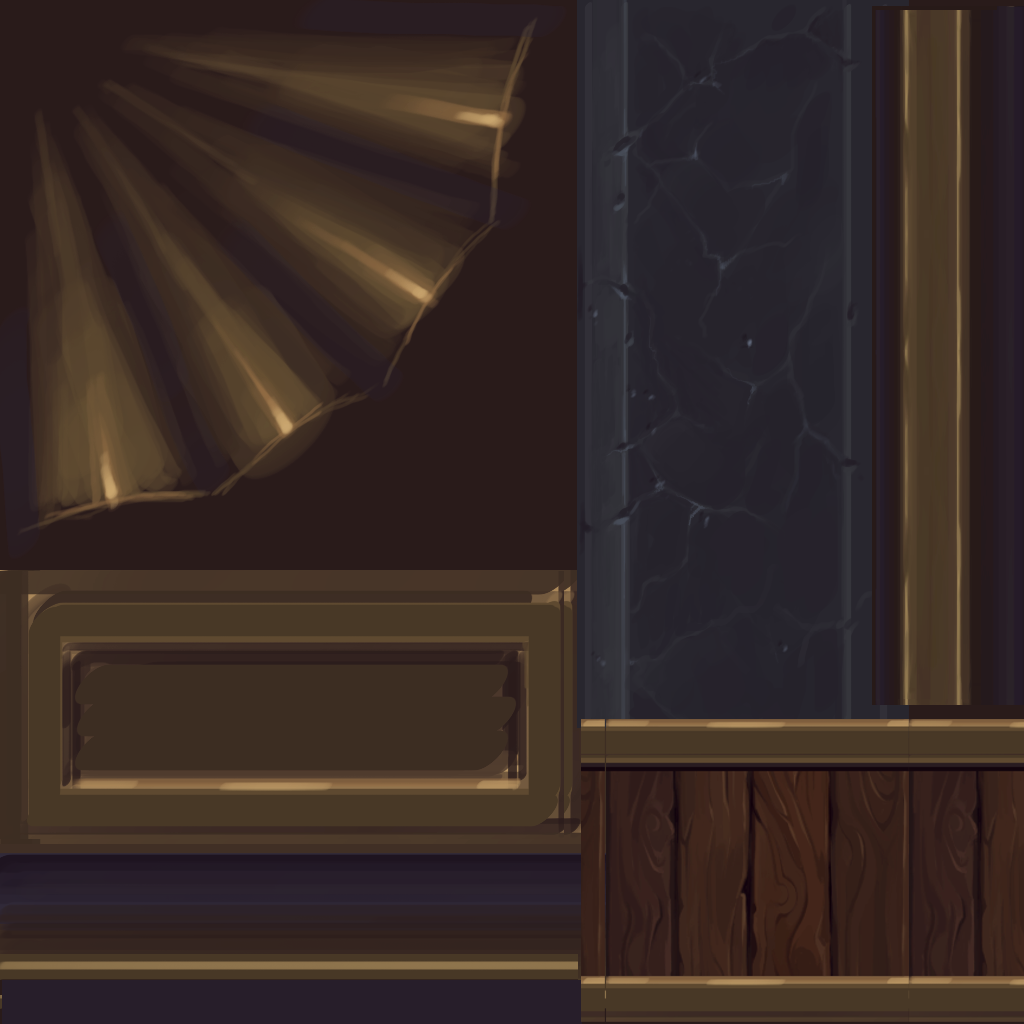
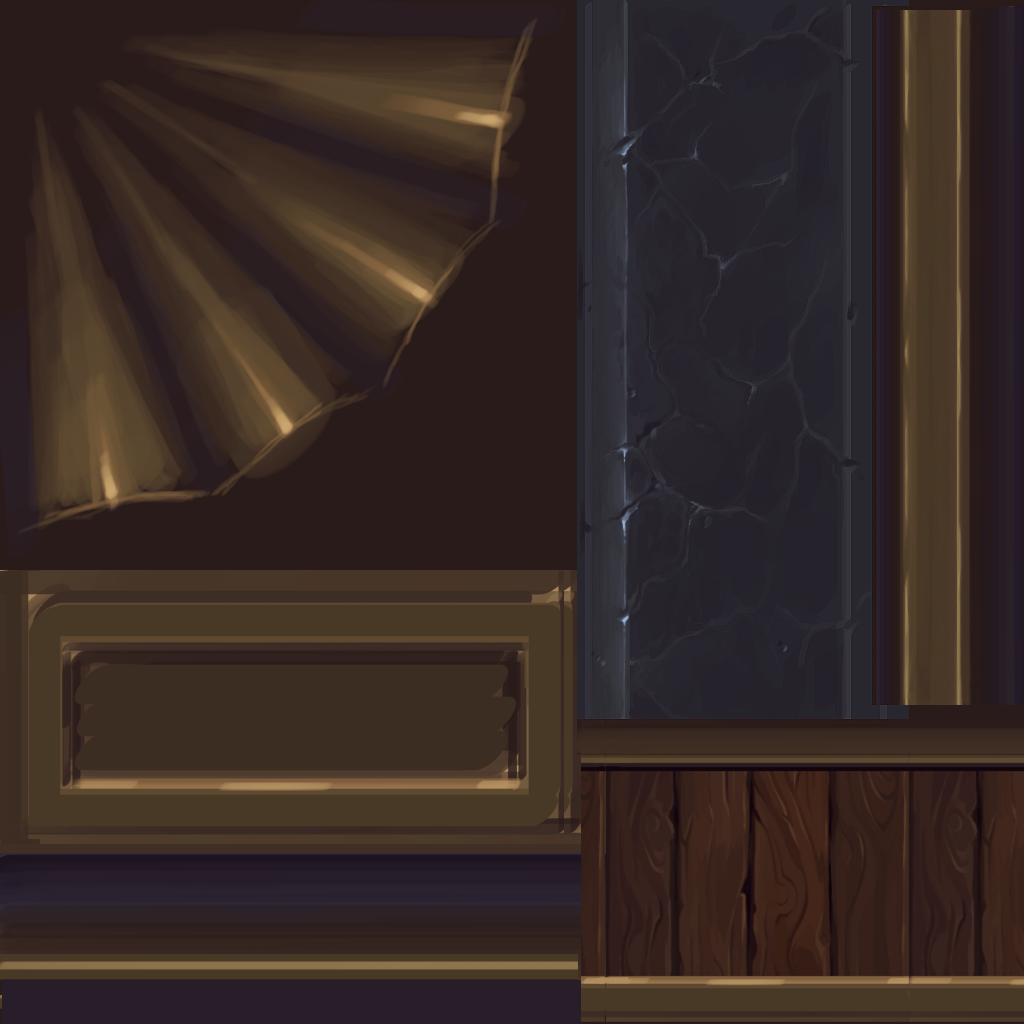
Before/after of a 1024 x 1024 layered artwork. What changed in the layer stack:
painted on "1" over [577, 0, 1024, 1016]
